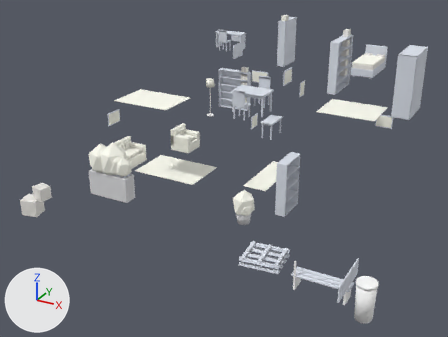
Before and after pictures for a commit that changed the glTF model assets/models/props.glb.
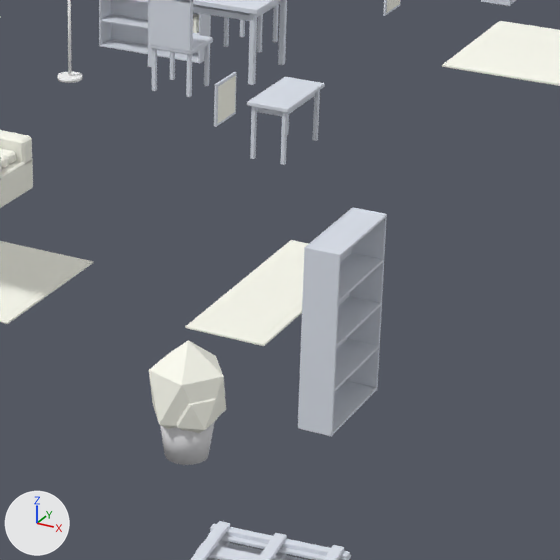
Old and new are each drawn whole from a 50 mm lens placed at (9.29, -20.93, 9.65), pointed at (-0.53, -3.09, 0.73) and again close up on the part from 43% to 78% of the width and 28% to 75% of the height. Lighting does not change. The marker at lower left points along +X, +Y and +Z. The older version's two pictures come first. Where no turn or scale is listed for an object, it has been applied to the vertices. Vertices at exactly the same position are counted once.

Names of what the first close-up shows: 'Alfombra_Estudio', 'Alfombra_Pasillo', 'Alfombra_Salon', 'Butaca_Salon', 'Cuadro_Pasillo_1', 'Despensa_Cocina', 'Estante_Salon', 'Maceta_Patio', 'Mesa_Aux_Salon', 'Mesa_Galeria', 'Pales_Patio', 'Silla_Galeria_2' and 4 more.
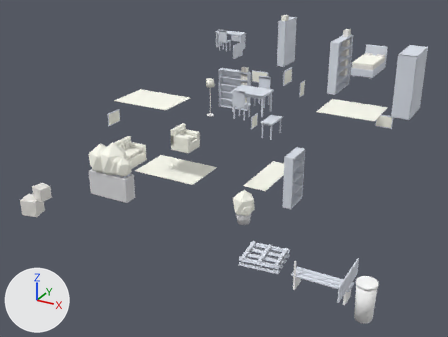
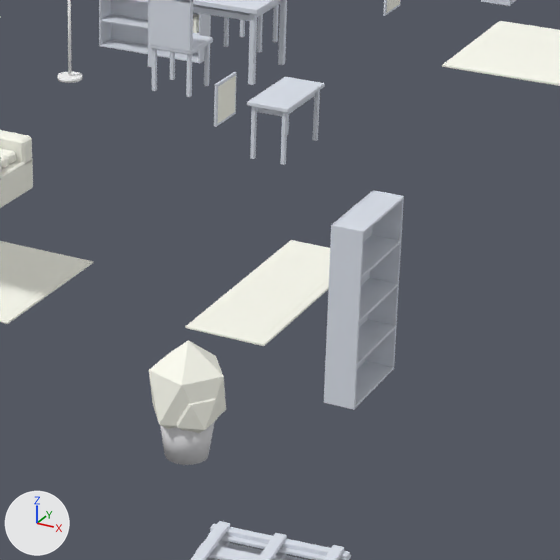
Pixel boxes [x1, y1, x2, y2] of what changed, in the close-ups (560 x 560 px):
'Despensa_Cocina', moved, rescaled (10% narrower)
    before: [298, 207, 387, 437]
    after: [324, 190, 404, 410]

The change in detail:
me_despensa_cocina is used by ob_despensa_cocina; location (2.15, -3.6, 0.0).
me_despensa_cocina had 192 vertices, 352 faces and spanned x -0.18..0.17, y -0.55..0.55, z 0.0..1.85.
me_despensa_cocina now has 192 vertices, 352 faces and spans x -0.16..0.16, y -0.5..0.5, z 0.0..1.85.
me_despensa_cocina part 1: the whole mesh is scaled about its middle by (0.913, 0.906, 1).
Object 'Despensa_Cocina' (ob_despensa_cocina) moves from (2.15, -3.6, 0.0) to (2.14, -3.05, 0.0).
